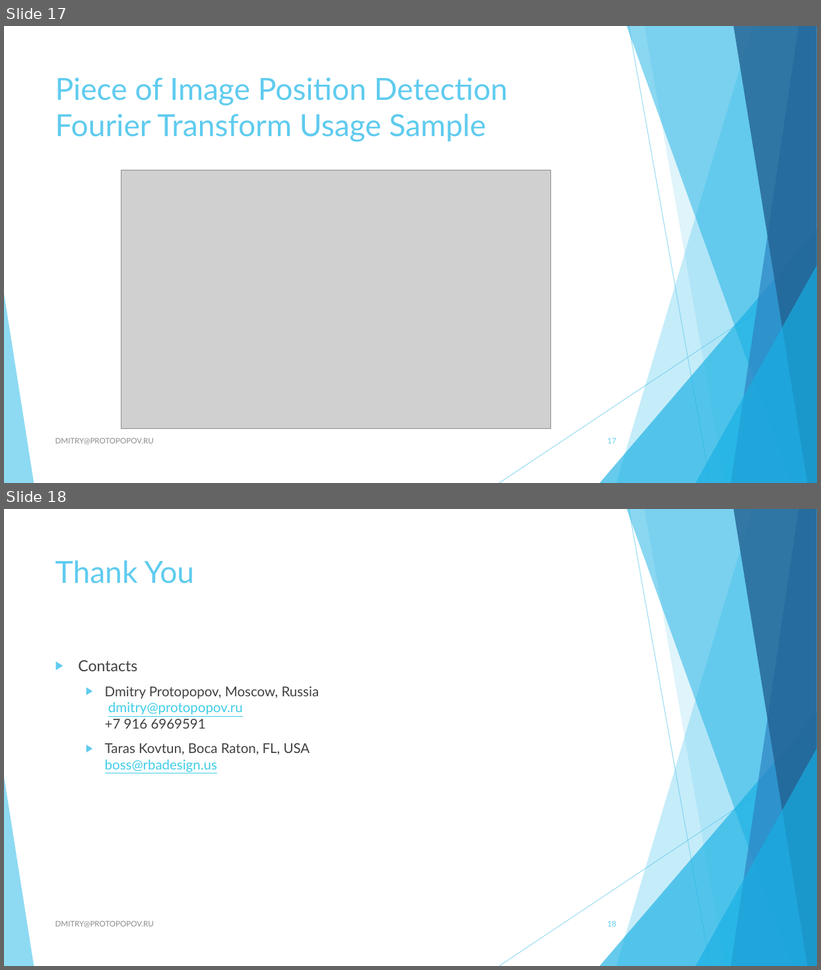
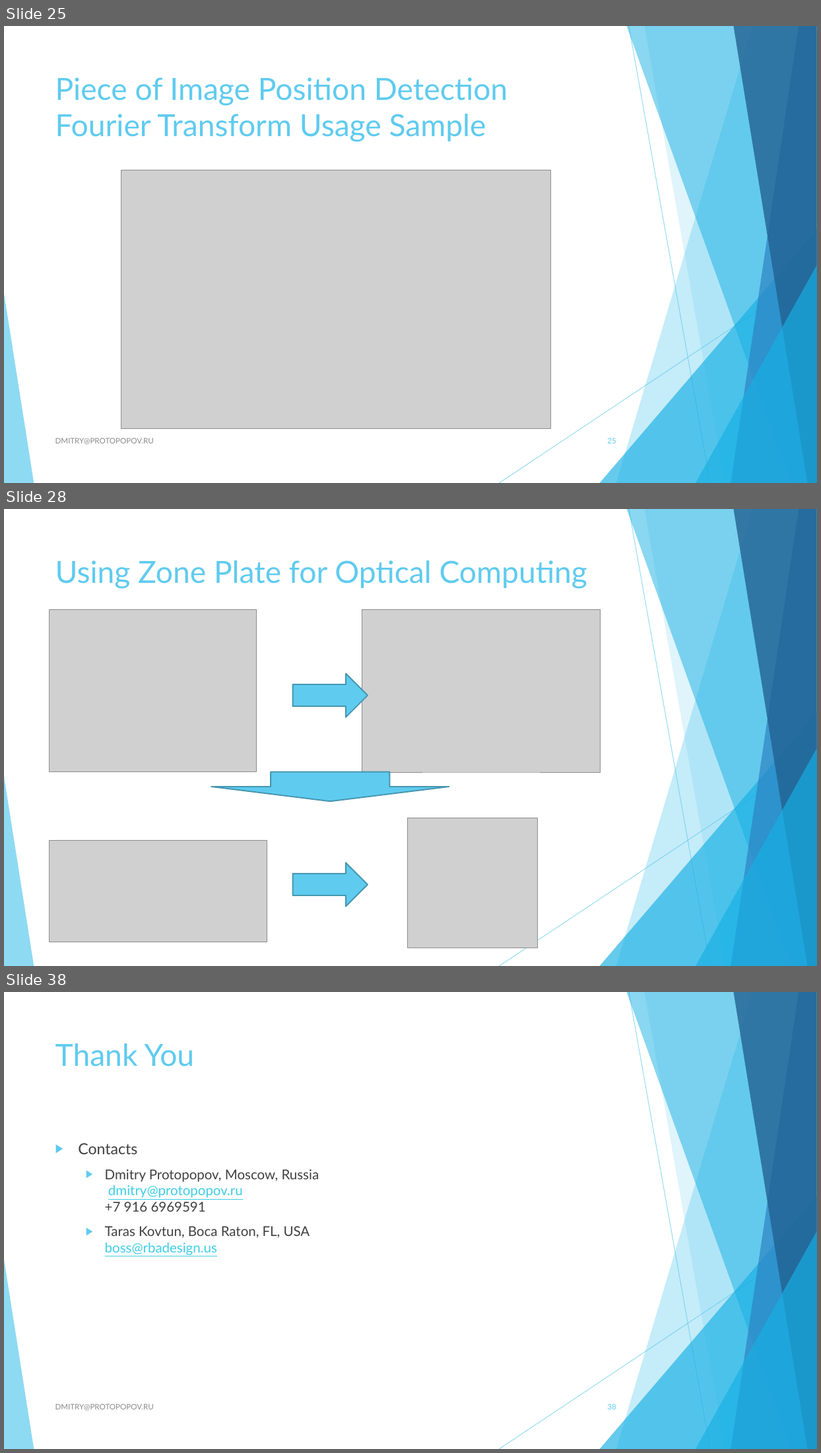
Before and after one commit to dprotopopov/lensProject, a slide deck: Presentations/Optical Box for Optical Computing.pptx. Shown one above the other, each under a label of ours: slides 17 and 18 before the commit, slides 25, 28 and 38 after it; the slides between them are not shown. The pictures are 821x970 and 821x1453 pixels, drawn with LibreOffice and Linux fonts; fonts in the diff are those of the drawing; grey boxes stand for pictures. Boxes give left, top, right and bottom in pixels: in the first picture for what was removed or moved away, otherwise in the second. Text is boxed around its words. In the diff, an @@ line names an element or a change of style, - is before the commit and + after.

```diff
--- a/Presentations/Optical Box for Optical Computing.pptx
+++ b/Presentations/Optical Box for Optical Computing.pptx
@@ slide 28 added at (4,509,817,966), background #FFFFFF; not listed: 10 template elements that a slide beside it also shows @@
@@ title added at (55,560,587,589), 36 pt, text #5FCBEF @@
+Using Zone Plate for Optical Computing
@@ picture added at (49,609,257,772) @@
@@ picture added at (362,609,601,772) @@
@@ right arrow added at (293,674,368,718), fill #5FCBEF, outline #4696B1 1.5 pt @@
@@ down arrow added at (211,772,450,802), fill #5FCBEF, outline #4696B1 1.5 pt @@
@@ picture added at (408,819,539,948) @@
@@ picture added at (49,841,267,943) @@
@@ right arrow added at (293,863,368,907), fill #5FCBEF, outline #4696B1 1.5 pt @@
@@ what was slide 17 is now slide 25 @@
@@ page number at (607,438,616,444): text changed @@
-17
+25
@@ what was slide 18 is now slide 38 @@
@@ page number at (607,1404,616,1410): text changed @@
-18
+38
```
Also in this commit, not shown: 1 slide changed, 19 other slides added, 51 other files.
